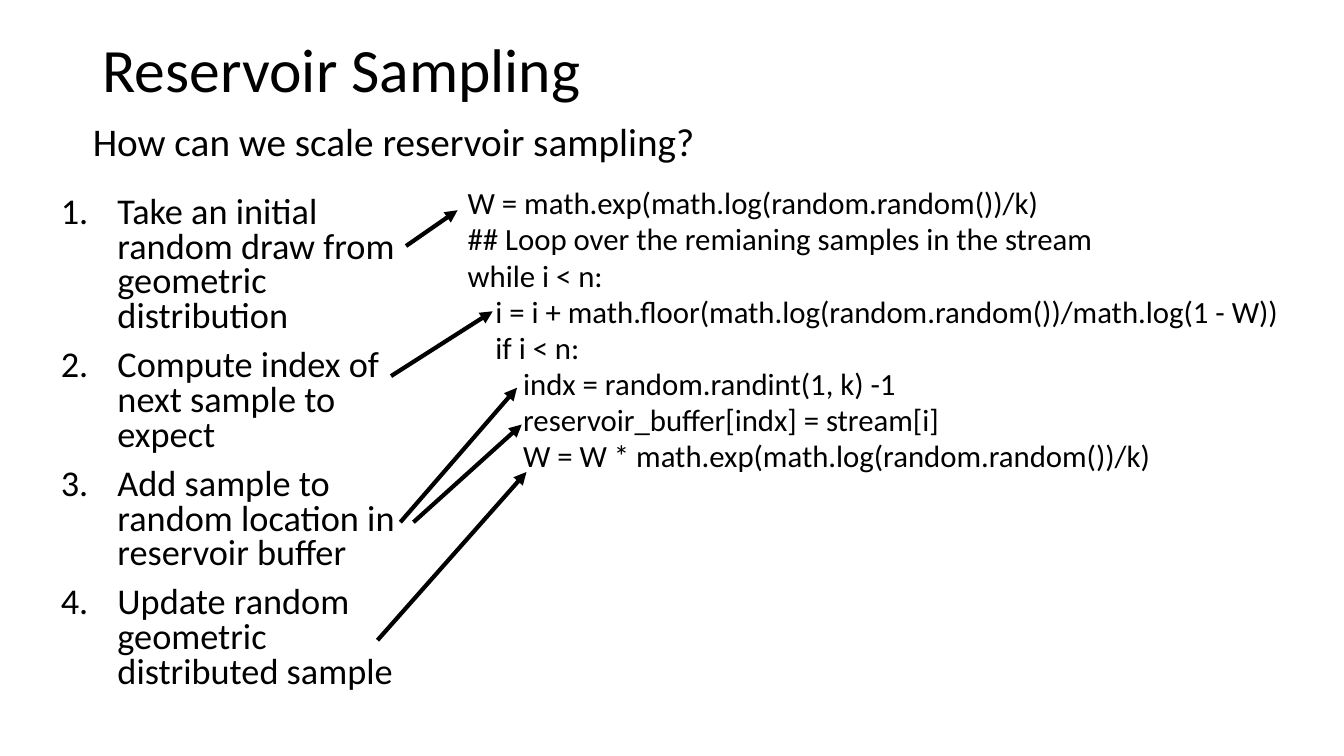
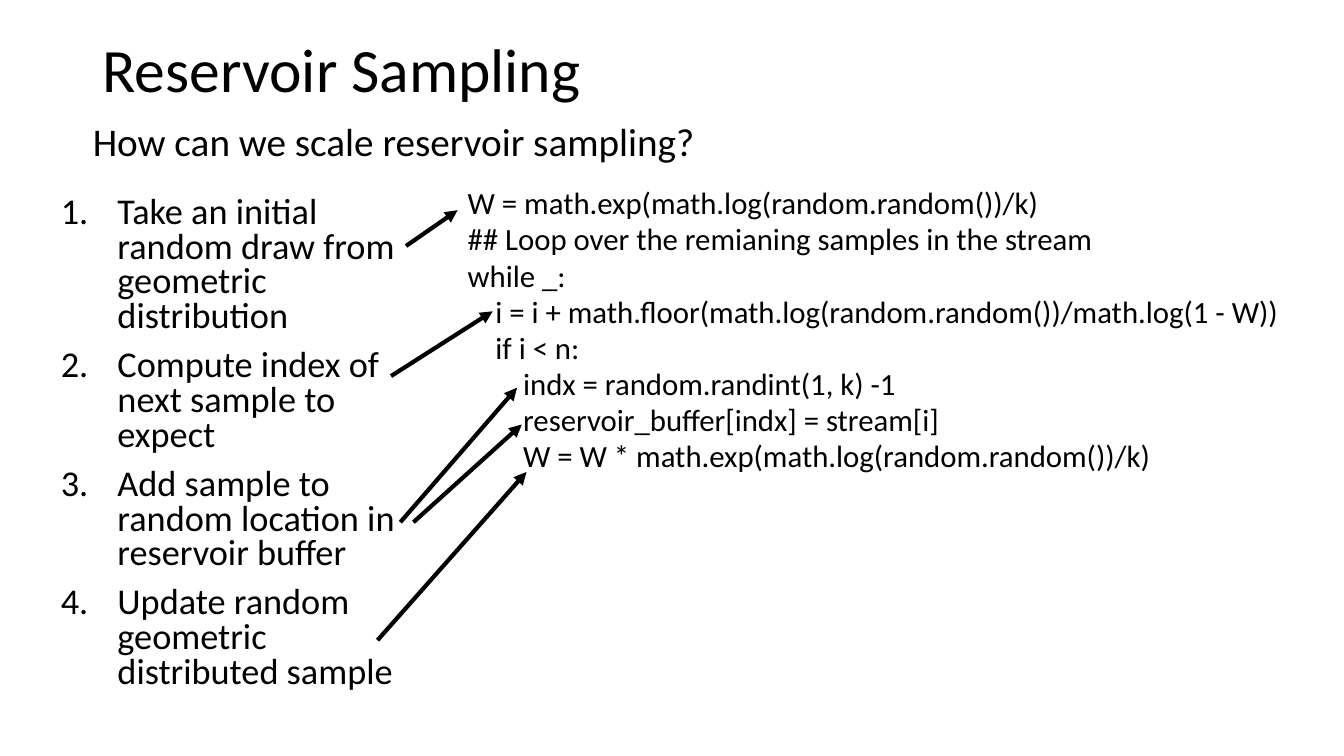
Before and after one commit to StephenElston/CSCI-E-108, a slide deck: slide 40 of slides/6_OnlineAnalytics_Part1.pptx. Drawn at 1344x756 pixels with LibreOffice and Linux fonts; fonts in the diff are those of the drawing. Boxes give left, top, right and bottom in pixels: in the first picture for what was removed or moved away, otherwise in the second. Text is boxed around its words. In the diff, an @@ line names an element or a change of style, - is before the commit and + after.

Commit message:
Corrected typos in slides

```diff
--- a/slides/6_OnlineAnalytics_Part1.pptx
+++ b/slides/6_OnlineAnalytics_Part1.pptx
@@ text at <box>468,265,536,288</box>: text changed @@
-while i < n:
+while _:
```
